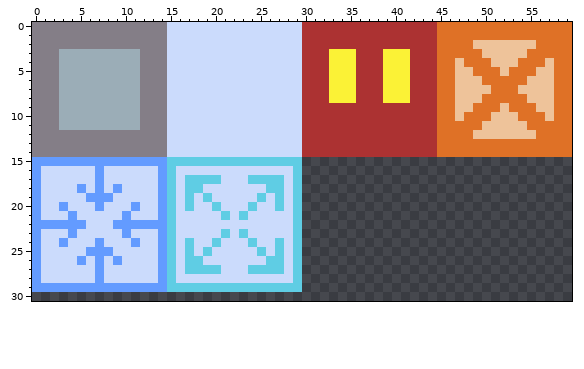
File history of a pixel-art file, Assets/Sprites/Sprites.aseprite. The picture above was drawn from the file before the commit.
60x60 pixels, 1 frame. Shown: x 0..59, y 0..30.
After:
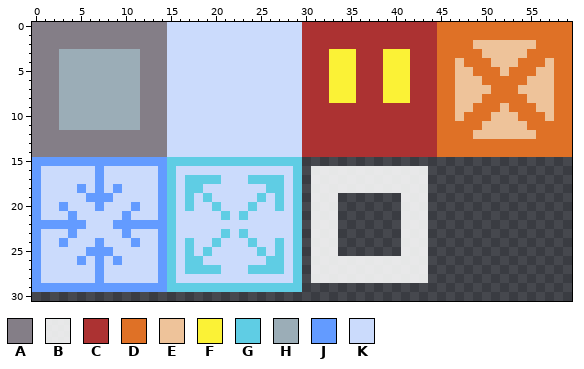
Palette (. is transparent): A #847e87  B #ffffffdf  C #ac3232  D #df7126  E #eec39a  F #fbf236  G #5fcde4  H #9badb7  J #639bff  K #cbdbfc
From old to new:
@@ x 29..45 @@
 15 G................
-16 G................
-17 G................
-18 G................
-19 G................
-20 G................
-21 G................
-22 G................
-23 G................
-24 G................
-25 G................
-26 G................
-27 G................
-28 G................
+16 G.BBBBBBBBBBBBB..
+17 G.BBBBBBBBBBBBB..
+18 G.BBBBBBBBBBBBB..
+19 G.BBB.......BBB..
+20 G.BBB.......BBB..
+21 G.BBB.......BBB..
+22 G.BBB.......BBB..
+23 G.BBB.......BBB..
+24 G.BBB.......BBB..
+25 G.BBB.......BBB..
+26 G.BBBBBBBBBBBBB..
+27 G.BBBBBBBBBBBBB..
+28 G.BBBBBBBBBBBBB..
 29 G................
Changed places in both pictures, as pixel boxes (x1, y1, x2, y2):
added: (311, 166, 428, 283)
